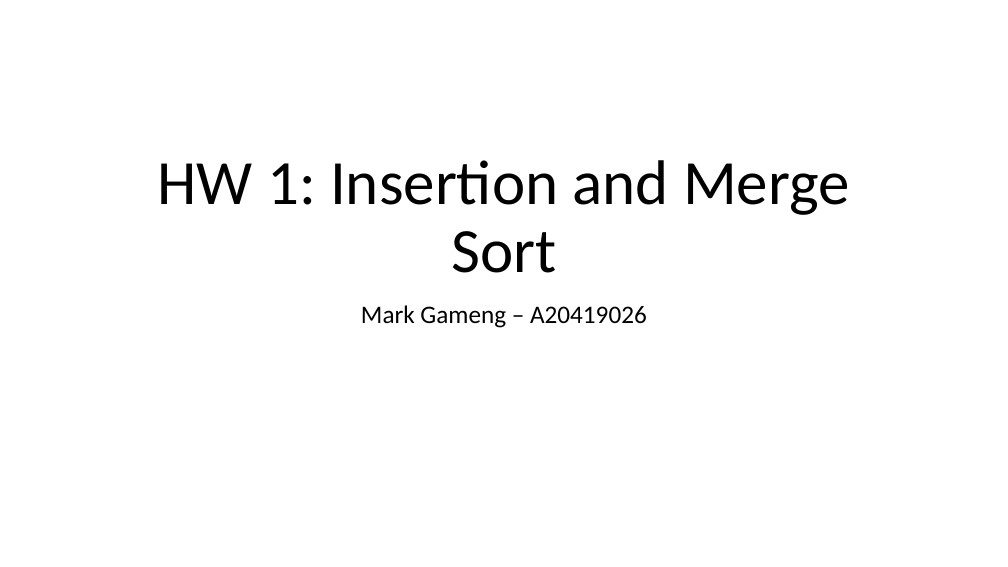
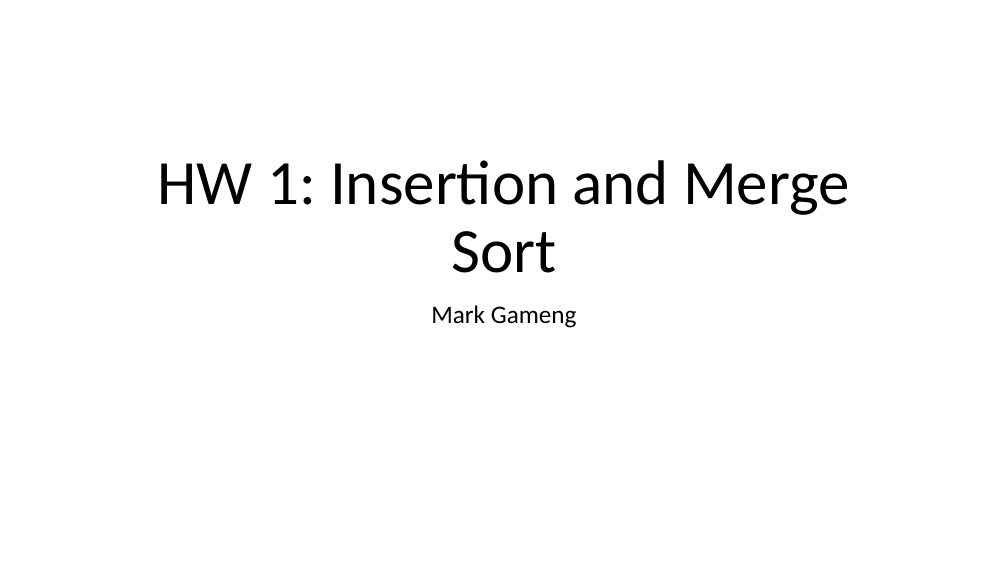
Before and after one commit to MarkGelo/CS-430, a slide deck: slide 1 of HW_1/Sorting.pptx. Drawn at 1008x567 pixels with LibreOffice and Linux fonts; fonts in the diff are those of the drawing. Boxes give left, top, right and bottom in pixels: in the first picture for what was removed or moved away, otherwise in the second. Text is boxed around its words. In the diff, an @@ line names an element or a change of style, - is before the commit and + after.

Commit message:
testing

```diff
--- a/HW_1/Sorting.pptx
+++ b/HW_1/Sorting.pptx
@@ subtitle at (431,305,577,328): text changed @@
-Mark Gameng – A20419026
+Mark Gameng
```
